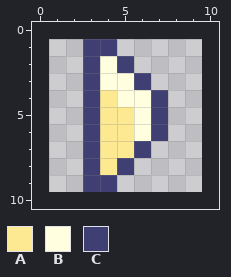
Pixel-art file -- assets/sprite/arrow.aseprite. This is how it looked before the edit.
9x9 pixels, 1 frame. The old version is drawn lined up with the new one, on the new canvas.
Palette (. is transparent): A #fce992  B #ffffe0  C #3f3f74
Pixels before, first column x 3:
 1 CC...
 2 CBC..
 3 CBBC.
 4 CABBC
 5 CAABC
 6 CAABC
 7 CAAC.
 8 CAC..
 9 CC...
After the commit:
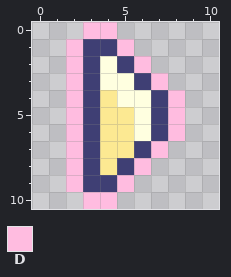
Colours new in this view: D #ffbce0
The edit:
{"change": "canvas 9x9 -> 11x11, the old top-left corner now at 1,1"}
{"y":0,"x":3,"old":"..","new":"DD"}
{"y":1,"x":2,"old":".","new":"D"}
{"y":1,"x":5,"old":".","new":"D"}
{"y":2,"x":2,"old":".","new":"D"}
{"y":2,"x":6,"old":".","new":"D"}
{"y":3,"x":2,"old":".","new":"D"}
{"y":3,"x":7,"old":".","new":"D"}
{"y":4,"x":2,"old":".","new":"D"}
{"y":4,"x":8,"old":".","new":"D"}
{"y":5,"x":2,"old":".","new":"D"}
{"y":5,"x":8,"old":".","new":"D"}
{"y":6,"x":2,"old":".","new":"D"}
{"y":6,"x":8,"old":".","new":"D"}
{"y":7,"x":2,"old":".","new":"D"}
{"y":7,"x":7,"old":".","new":"D"}
{"y":8,"x":2,"old":".","new":"D"}
{"y":8,"x":6,"old":".","new":"D"}
{"y":9,"x":2,"old":".","new":"D"}
{"y":9,"x":5,"old":".","new":"D"}
{"y":10,"x":3,"old":"..","new":"DD"}
